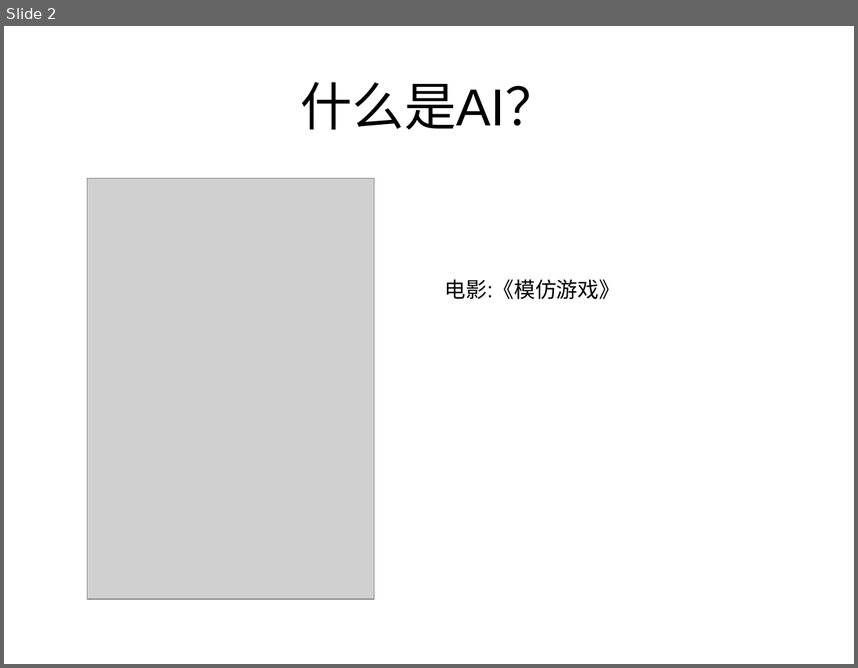
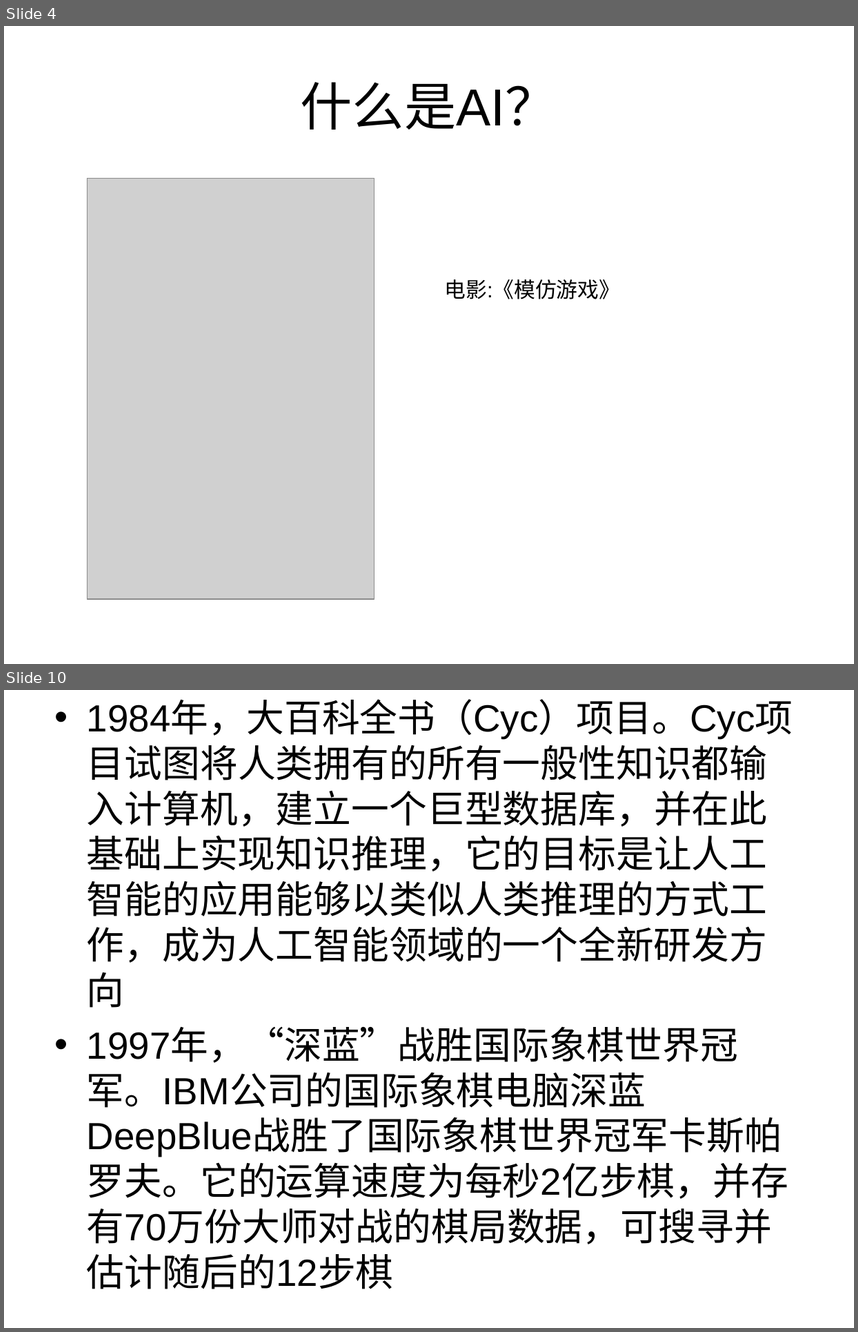
Before and after one commit to zhijie-ai/RL, a slide deck: rl-rec-practice/topk/code/AI的过去现在及未来.ppt. Shown one above the other, each under a label of ours: slide 2 before the commit, slides 4 and 10 after it; the slides between them are not shown. The pictures are 858x668 and 858x1332 pixels, drawn with LibreOffice and Linux fonts; fonts in the diff are those of the drawing; grey boxes stand for pictures. Boxes give left, top, right and bottom in pixels: in the first picture for what was removed or moved away, otherwise in the second. Text is boxed around its words. In the diff, an @@ line names an element or a change of style, - is before the commit and + after.

```diff
--- a/rl-rec-practice/topk/code/AI的过去现在及未来.ppt
+++ b/rl-rec-practice/topk/code/AI的过去现在及未来.ppt
@@ slide 10 added at (4,690,854,1328), background #FFFFFF @@
@@ text added at (87,702,793,1289), 32 pt, text #000000 @@
+• 1984年，大百科全书（Cyc）项目。Cyc项目试图将人类拥有的所有一般性知识都输入计算机，建立一个巨型数据库，并在此基础上实现知识推理，它的目标是让人工智能的应用能够以类似人类推理的方式工作，成为人工智能领域的一个全新研发方向
+• 1997年，“深蓝”战胜国际象棋世界冠军。IBM公司的国际象棋电脑深蓝DeepBlue战胜了国际象棋世界冠军卡斯帕罗夫。它的运算速度为每秒2亿步棋，并存有70万份大师对战的棋局数据，可搜寻并估计随后的12步棋
@@ what was slide 2 is now slide 4 @@
```
Also in this commit, not shown: 12 other slides added, 1 slide removed.
